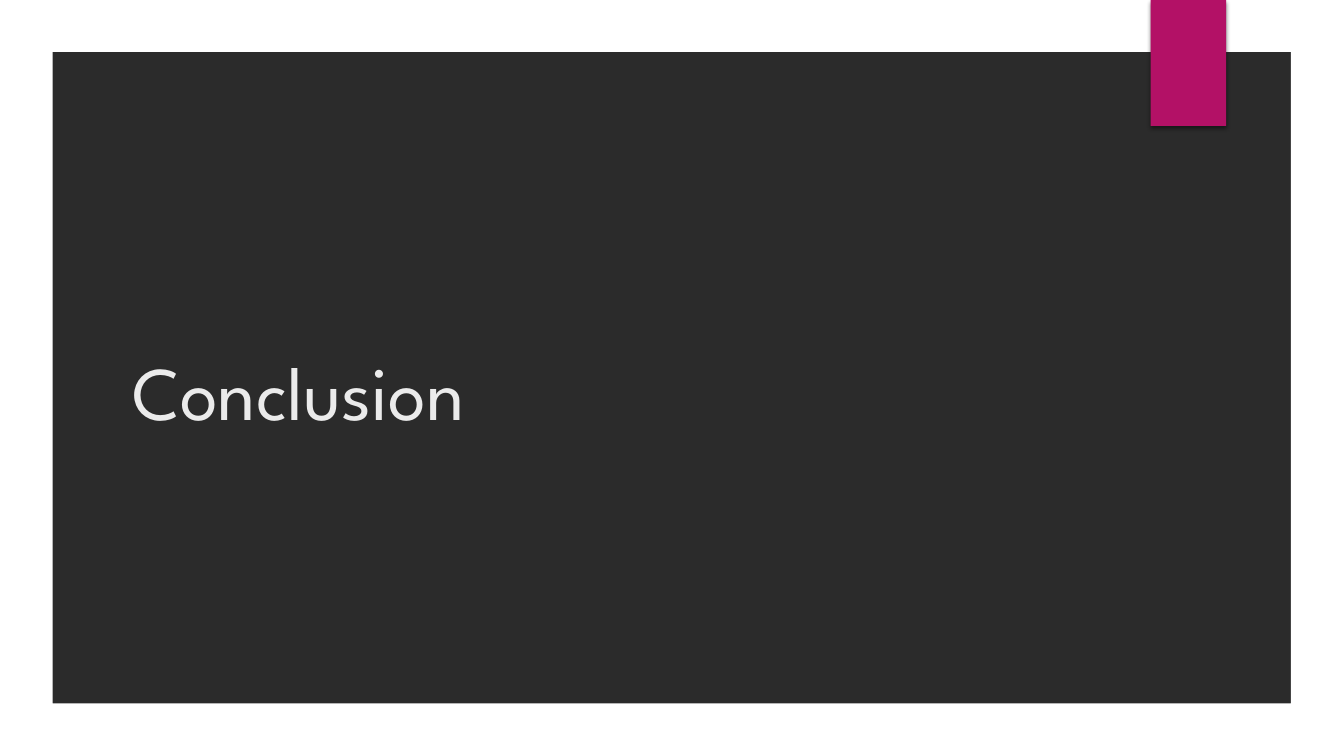
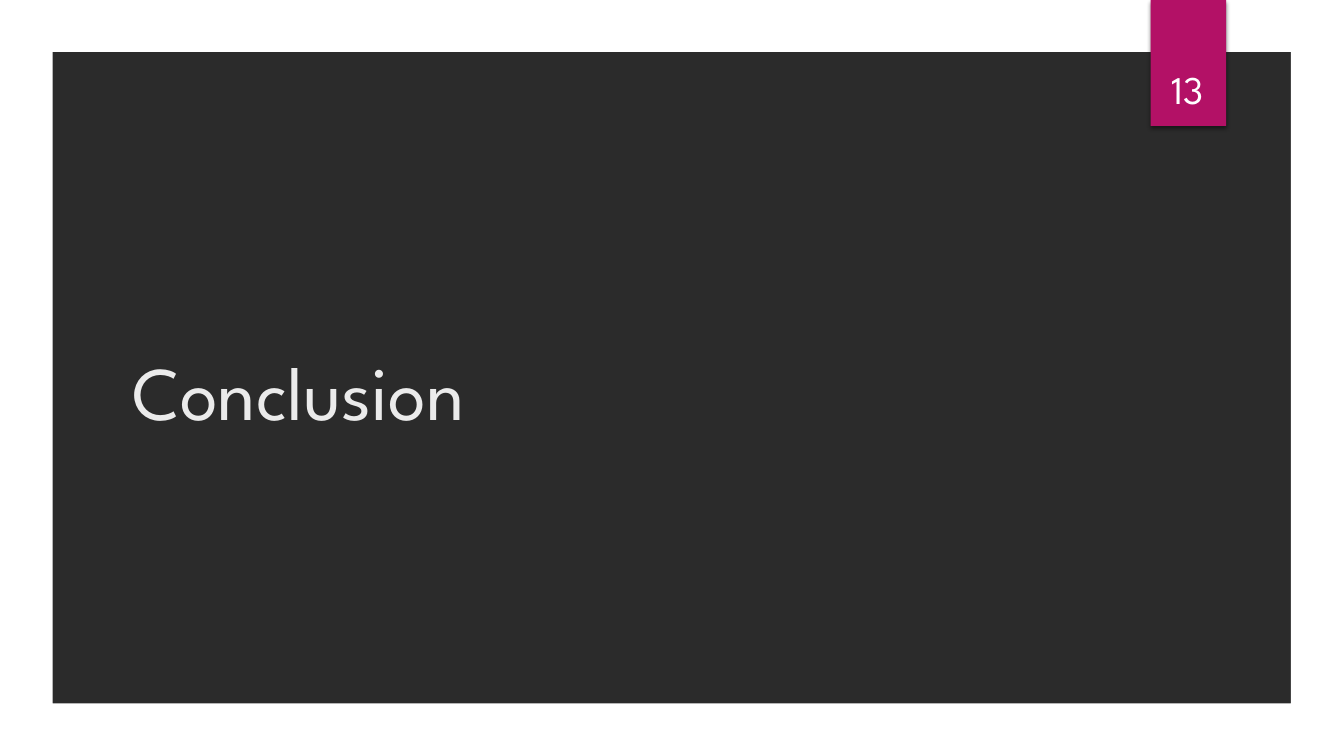
Before and after one commit to ThibaultDieudonne/Book-Recommendation-App, a slide deck: slide 13 of P9_01_Présentation.pptx. Drawn at 1344x756 pixels with LibreOffice and Linux fonts; fonts in the diff are those of the drawing; background and template pictures are left out; a plain dark background stands for a picture behind light text. Boxes give left, top, right and bottom in pixels: in the first picture for what was removed or moved away, otherwise in the second. Text is boxed around its words. In the diff, an @@ line names an element or a change of style, - is before the commit and + after.

```diff
--- a/P9_01_Présentation.pptx
+++ b/P9_01_Présentation.pptx
@@ page number added at box(1171, 77, 1203, 105), 28 pt, text #FFFFFF @@
+13
```
Also in this commit, not shown: 13 other slides changed, 6 other files.
